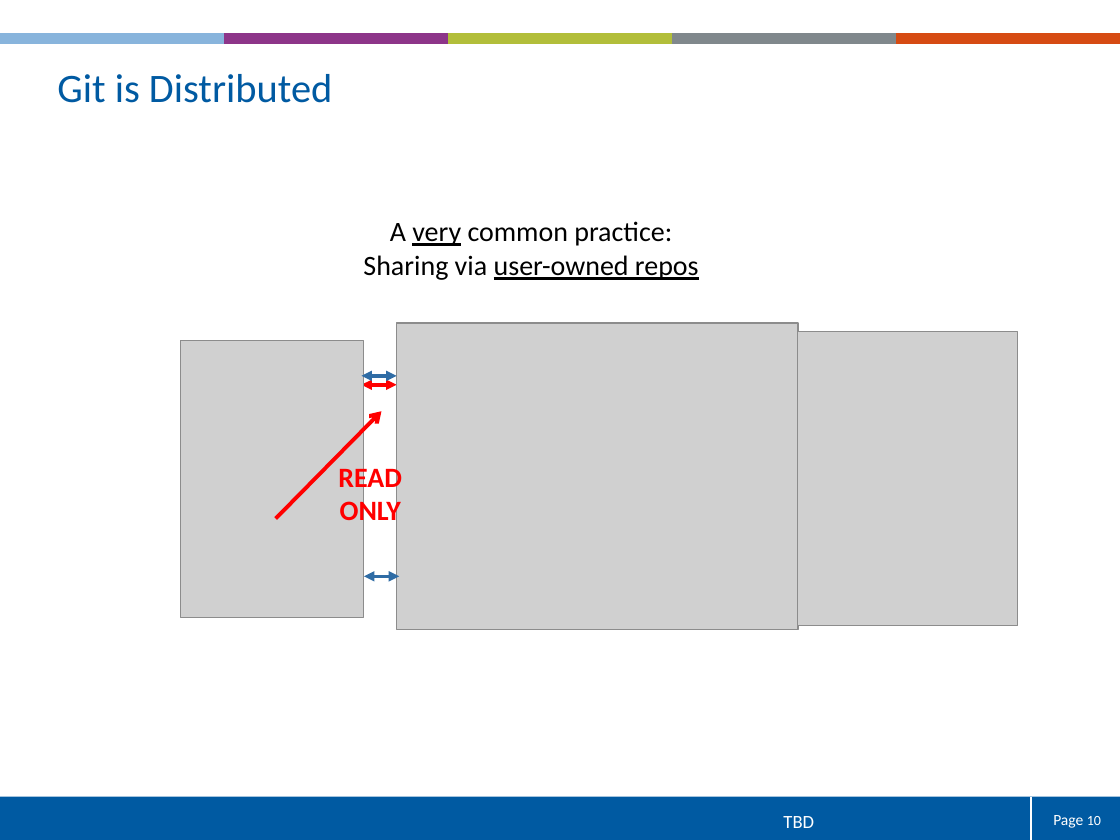
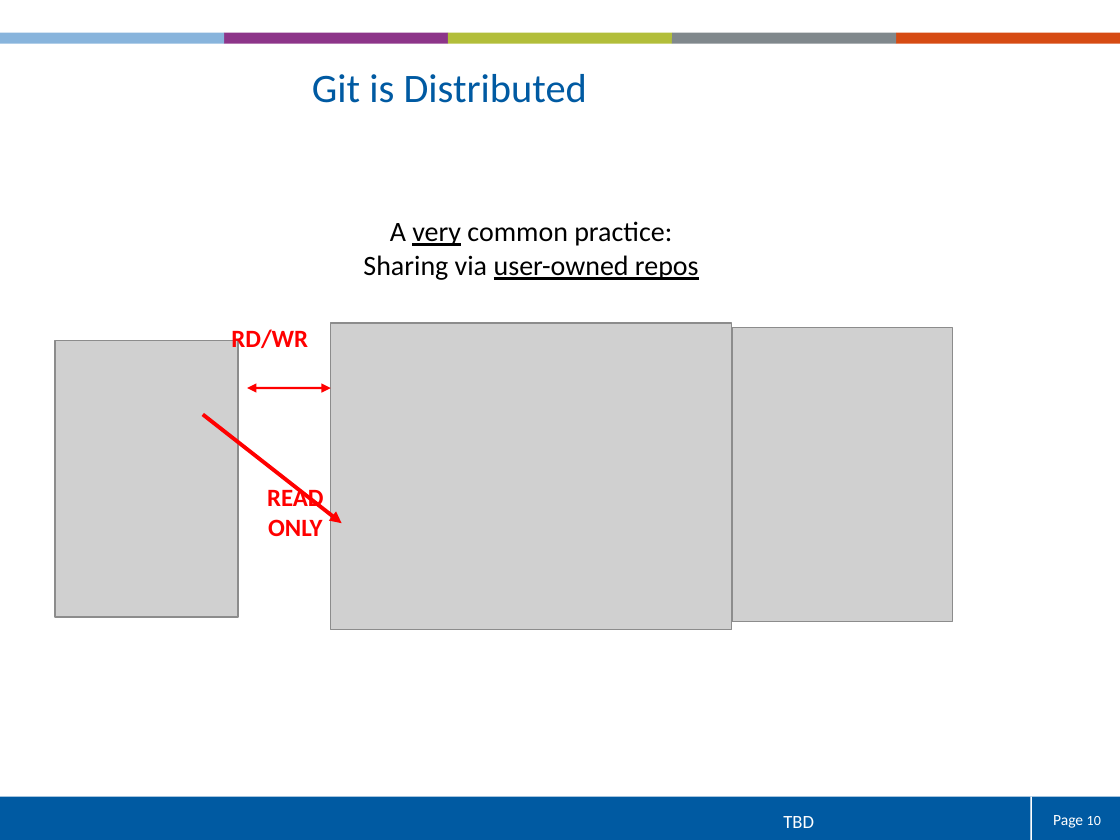
Before and after one commit to tpaskap/GITDOC, a slide deck: slide 10 of ppt/FR_Formation_GIT.pptx. Drawn at 1120x840 pixels with LibreOffice and Linux fonts; fonts in the diff are those of the drawing; grey boxes stand for pictures; background and template pictures are left out. Boxes give left, top, right and bottom in pixels: in the first picture for what was removed or moved away, otherwise in the second. Text is boxed around its words. In the diff, an @@ line names an element or a change of style, - is before the commit and + after.

```diff
--- a/ppt/FR_Formation_GIT.pptx
+++ b/ppt/FR_Formation_GIT.pptx
@@ text "Git is Distributed": place and size @@
-text "Git is Distributed" at [57, 74, 332, 103]
+text "Git is Distributed" at [312, 74, 587, 103]
@@ text "Git is Distributed" at [312, 74, 587, 103]: alignment left to centre @@
@@ text "RD/WR" at [231, 329, 308, 353]: size 18 to 16 pt @@
@@ text "RD/WR": place and size @@
-text "RD/WR" at [171, 433, 312, 478]
+text "RD/WR" at [231, 329, 308, 353]
@@ picture: place and size @@
-picture at [396, 323, 797, 629]
+picture at [330, 323, 731, 629]
@@ picture: place and size @@
-picture at [797, 332, 1018, 625]
+picture at [732, 327, 953, 620]
@@ picture: place and size @@
-picture at [180, 340, 364, 617]
+picture at [55, 340, 237, 617]
@@ double arrow added from (248, 388) to (330, 388), #FF0000 1.42 pt @@
@@ double arrow removed from (362, 385) to (396, 385) @@
@@ double arrow removed from (362, 376) to (396, 376) @@
@@ arrow moved from (276, 519) - (382, 411) to (203, 414) - (342, 523) @@
@@ arrow (203, 414) - (342, 523): stroke #FF0000 2.5 pt to #FF0000 2.49 pt; arrowheads changed @@
@@ text "READ": place and size @@
-text "READ" at [338, 464, 402, 527]
+text "READ" at [267, 486, 323, 536]
@@ text "READ" at [267, 486, 323, 536]: size 18 to 16 pt @@
@@ double arrow removed from (364, 577) to (399, 577) @@
```
Also in this commit, not shown: 12 other slides changed, 4 slides added, 5 slides removed.
